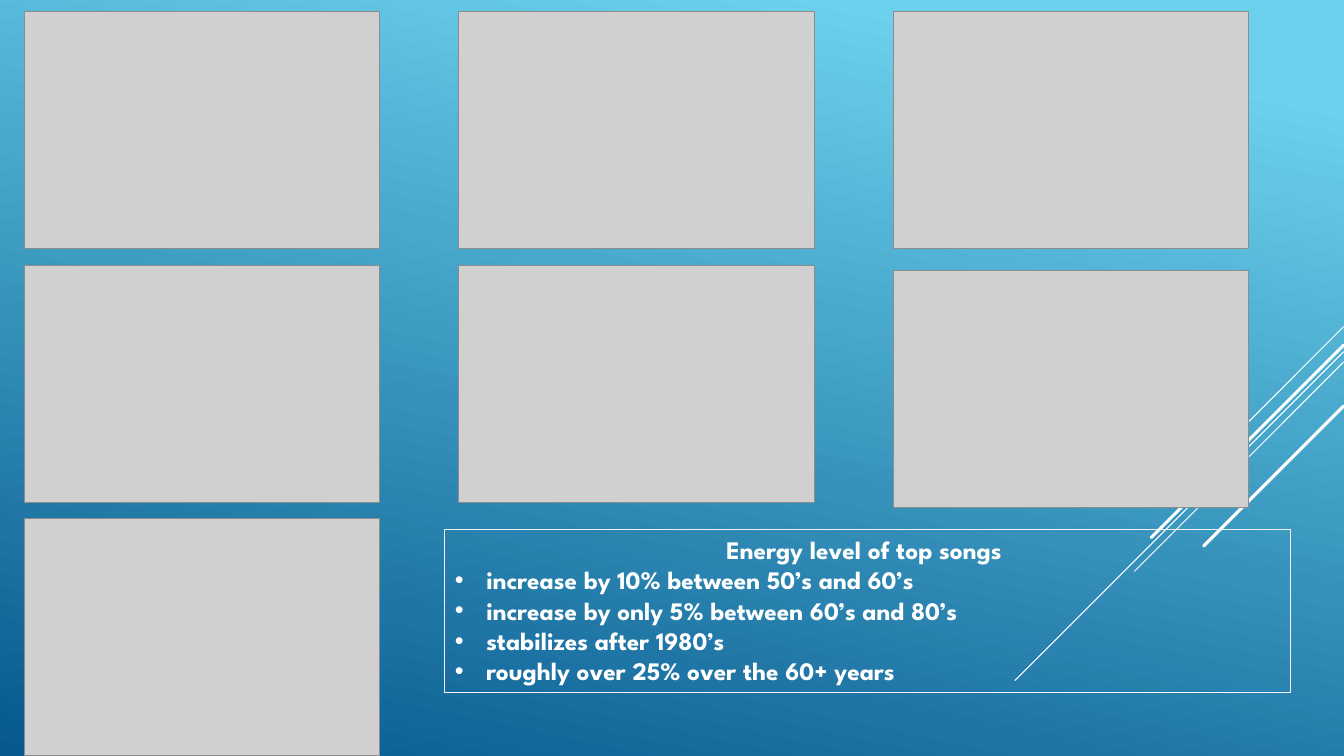
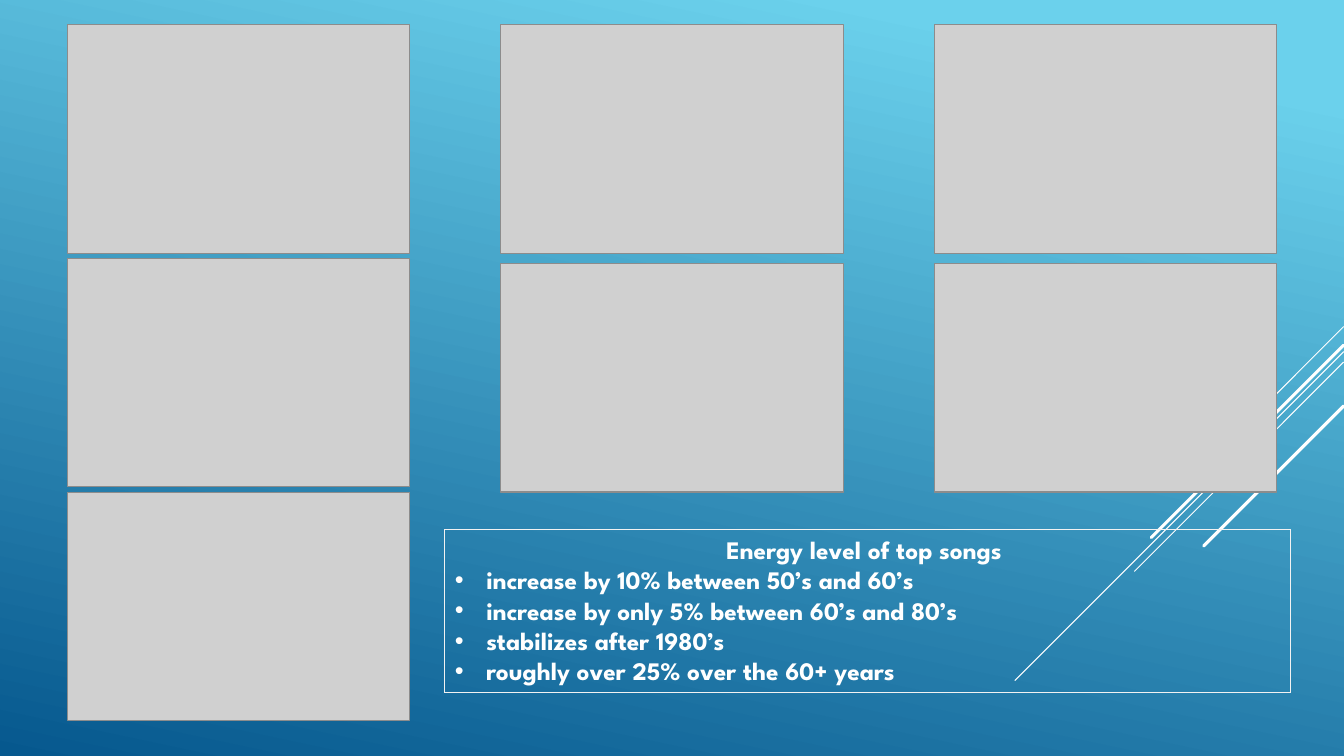
Before and after one commit to rlylecastro/project1, a slide deck: slide 13 of Presentation.pptx. Drawn at 1344x756 pixels with LibreOffice and Linux fonts; fonts in the diff are those of the drawing; grey boxes stand for pictures. Boxes give left, top, right and bottom in pixels: in the first picture for what was removed or moved away, otherwise in the second. Text is boxed around its words. In the diff, an @@ line names an element or a change of style, - is before the commit and + after.

```diff
--- a/Presentation.pptx
+++ b/Presentation.pptx
@@ picture: place and size @@
-picture at (24,11,380,248)
+picture at (68,25,410,253)
@@ picture: place and size @@
-picture at (459,11,815,248)
+picture at (501,25,844,253)
@@ picture: place and size @@
-picture at (893,11,1249,248)
+picture at (935,25,1277,253)
@@ picture: place and size @@
-picture at (24,266,380,503)
+picture at (68,258,410,486)
@@ picture: place and size @@
-picture at (459,266,815,503)
+picture at (501,264,844,492)
@@ picture: place and size @@
-picture at (893,270,1249,507)
+picture at (935,264,1277,492)
@@ picture: place and size @@
-picture at (24,519,380,756)
+picture at (68,492,410,720)
```
Also in this commit, not shown: 4 other slides changed, 1 slide added, 1 slide removed.
